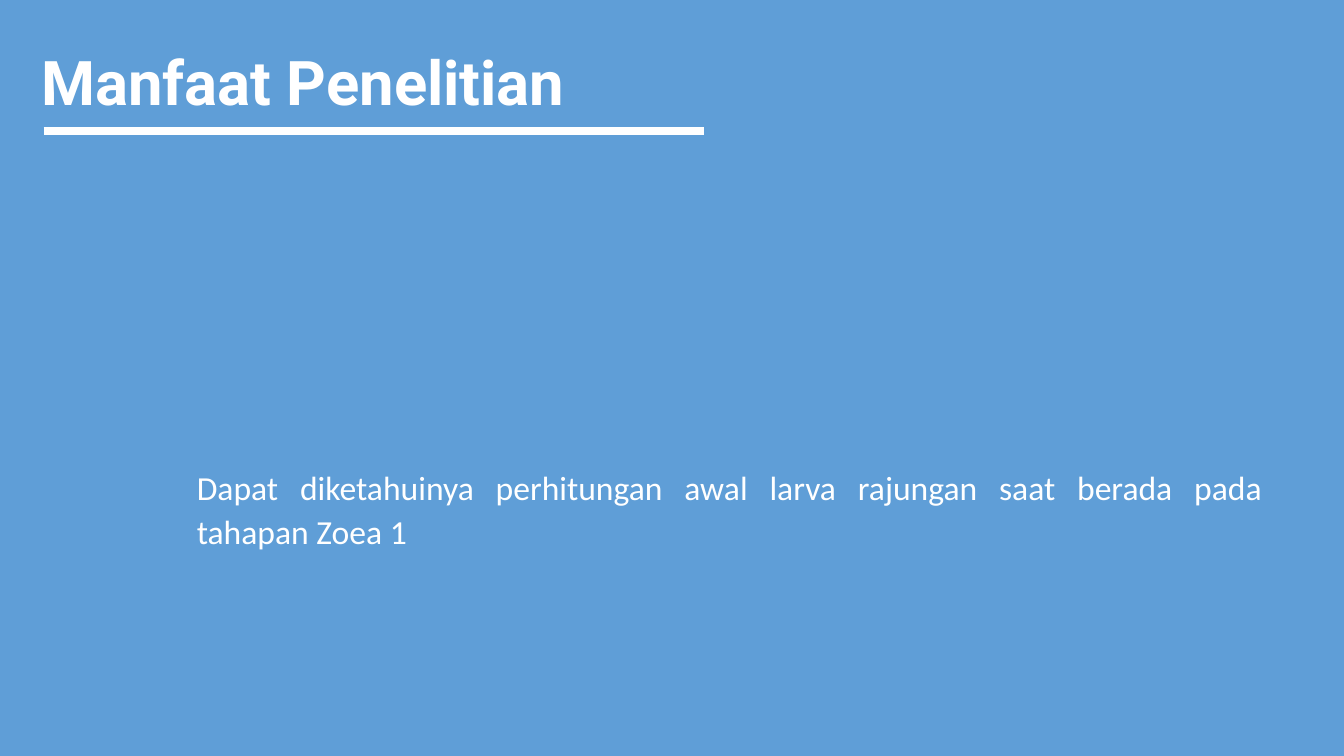
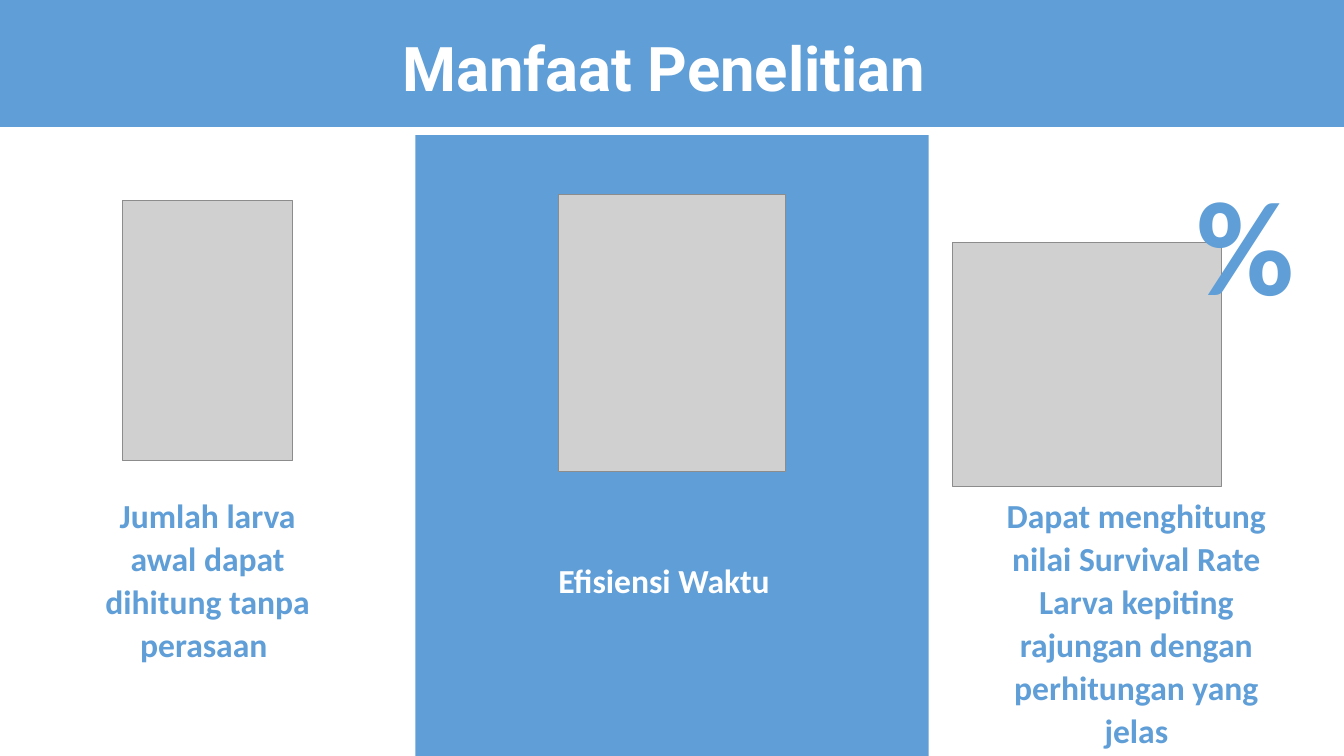
Before and after one commit to MariefW/2.-skripsi, a slide deck: slide 6 of Format Proposal M Arief Wicaksono.pptx. Drawn at 1344x756 pixels with LibreOffice and Linux fonts; fonts in the diff are those of the drawing; grey boxes stand for pictures. Boxes give left, top, right and bottom in pixels: in the first picture for what was removed or moved away, otherwise in the second. Text is boxed around its words. In the diff, an @@ line names an element or a change of style, - is before the commit and + after.

```diff
--- a/Format Proposal M Arief Wicaksono.pptx
+++ b/Format Proposal M Arief Wicaksono.pptx
@@ title "Manfaat Penelitian": place and size @@
-title "Manfaat Penelitian" at bbox=[41, 58, 565, 106]
+title "Manfaat Penelitian" at bbox=[402, 44, 926, 92]
@@ title "Manfaat Penelitian" at bbox=[402, 44, 926, 92]: alignment left to centre @@
@@ line moved from (43, 131) - (704, 131) to (0, 131) - (1344, 131) @@
@@ rectangle added at bbox=[0, 131, 415, 756], fill #FFFFFF @@
@@ rectangle added at bbox=[929, 131, 1344, 756], fill #FFFFFF @@
@@ text added at bbox=[1186, 156, 1305, 330], 96 pt, text #5F9ED7, bold @@
+%
@@ picture added at bbox=[122, 201, 292, 461] @@
@@ picture added at bbox=[559, 195, 786, 472] @@
@@ picture added at bbox=[953, 243, 1222, 487] @@
@@ text at bbox=[105, 504, 310, 663]: text changed; text colour #FFFFFF to #5F9ED7; bold on @@
-Dapat diketahuinya perhitungan awal larva rajungan saat berada pada tahapan Zoea 1
+Jumlah larva awal dapat dihitung tanpa perasaan
@@ text added at bbox=[1007, 504, 1266, 749], 24 pt, text #5F9ED7, bold @@
+Dapat menghitung nilai Survival Rate Larva kepiting rajungan dengan perhitungan yang jelas
@@ text added at bbox=[558, 569, 769, 593], 24 pt, text #FFFFFF, bold @@
+Efisiensi Waktu
```
Also in this commit, not shown: 1 other slide changed, 4 other files.
